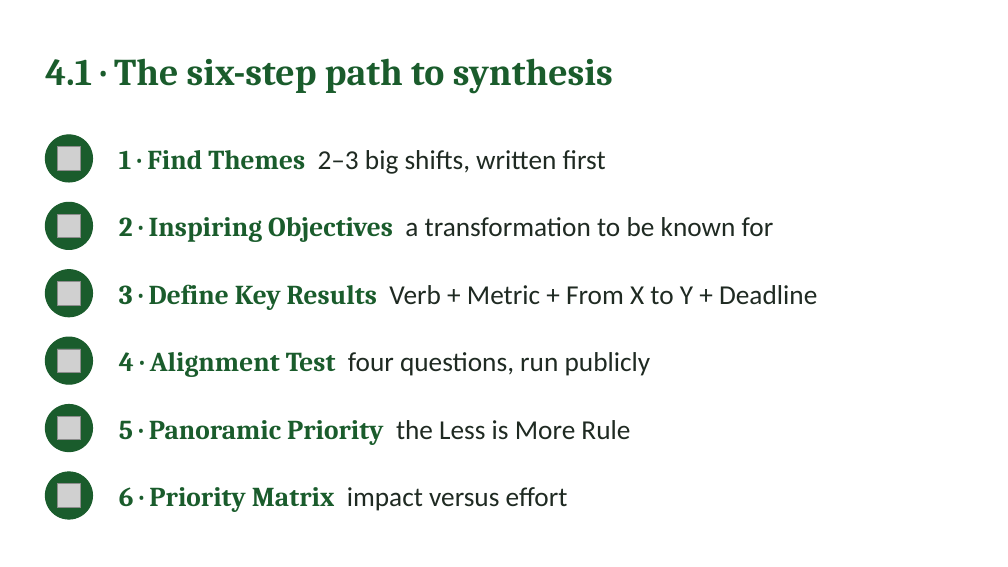
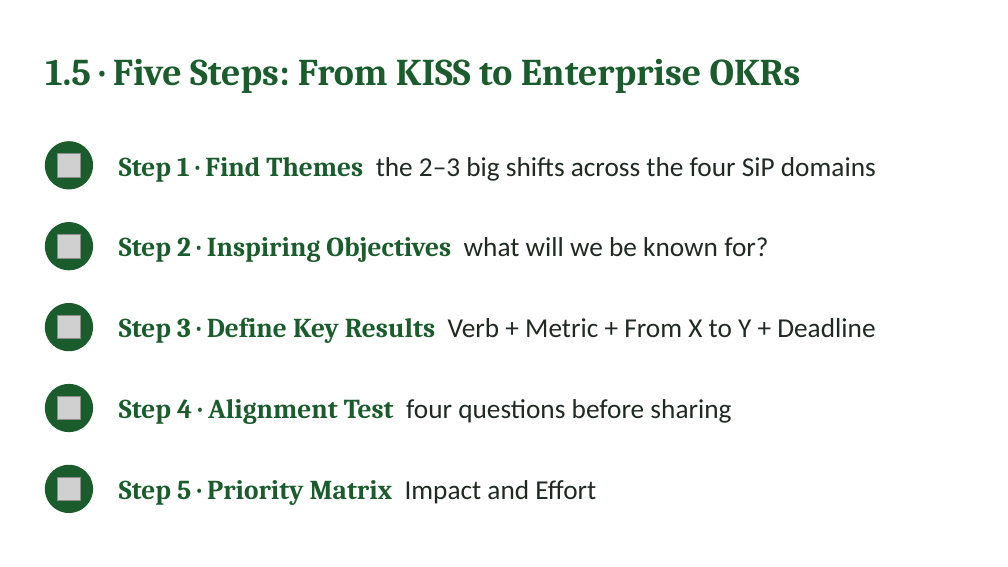
Before and after one commit to IBSL26/ibsl-platform, a slide deck: slide 9 of Unit decks/Unit 03 - SiP KISS Mapping & OKR Definition.pptx (slide 20 before the commit). Drawn at 1008x567 pixels with LibreOffice and Linux fonts; fonts in the diff are those of the drawing; grey boxes stand for pictures. Boxes give left, top, right and bottom in pixels: in the first picture for what was removed or moved away, otherwise in the second. Text is boxed around its words. In the diff, an @@ line names an element or a change of style, - is before the commit and + after.

Commit message:
Unit 3 final: five steps, worked example, portfolio work, final deck

```diff
--- a/Unit decks/Unit 03 - SiP KISS Mapping & OKR Definition.pptx
+++ b/Unit decks/Unit 03 - SiP KISS Mapping & OKR Definition.pptx
@@ text at <box>45,59,801,93</box>: text changed @@
-4.1 · The six-step path to synthesis
+1.5 · Five Steps: From KISS to Enterprise OKRs
@@ ellipse: place and size @@
-ellipse at <box>45,135,92,181</box>
+ellipse at <box>45,141,92,188</box>
@@ picture: place and size @@
-picture at <box>57,147,81,170</box>
+picture at <box>57,154,81,177</box>
@@ text at <box>119,157,876,181</box>: text changed @@
-1 · Find Themes 2–3 big shifts, written first
+Step 1 · Find Themes the 2–3 big shifts across the four SiP domains
@@ ellipse: place and size @@
-ellipse at <box>45,203,92,250</box>
+ellipse at <box>45,222,92,269</box>
@@ picture: place and size @@
-picture at <box>57,214,81,237</box>
+picture at <box>57,234,81,258</box>
@@ text at <box>119,237,768,262</box>: text changed; font Calibri to Cambria; text colour #1F2A22 to #1A5C2C; bold on @@
-2 · Inspiring Objectives a transformation to be known for
+Step 2 · Inspiring Objectives what will we be known for?
@@ ellipse: place and size @@
-ellipse at <box>45,270,92,317</box>
+ellipse at <box>45,303,92,350</box>
@@ picture: place and size @@
-picture at <box>57,281,81,305</box>
+picture at <box>57,315,81,339</box>
@@ text at <box>119,317,875,343</box>: text changed @@
-3 · Define Key Results Verb + Metric + From X to Y + Deadline
+Step 3 · Define Key Results Verb + Metric + From X to Y + Deadline
@@ ellipse removed at <box>45,337,92,384</box> @@
@@ ellipse: place and size @@
-ellipse at <box>45,405,92,451</box>
+ellipse at <box>45,384,92,431</box>
@@ picture: place and size @@
-picture at <box>57,349,81,372</box>
+picture at <box>57,396,81,420</box>
@@ picture removed at <box>57,417,81,440</box> @@
@@ text at <box>119,399,731,424</box>: text changed @@
-4 · Alignment Test four questions, run publicly
+Step 4 · Alignment Test four questions before sharing
@@ text removed at <box>119,420,630,444</box> @@
-5 · Panoramic Priority the Less is More Rule
@@ ellipse: place and size @@
-ellipse at <box>45,472,92,519</box>
+ellipse at <box>45,465,92,512</box>
@@ picture: place and size @@
-picture at <box>57,484,81,507</box>
+picture at <box>57,477,81,501</box>
@@ text at <box>119,480,596,505</box>: text changed; font Calibri to Cambria; text colour #1F2A22 to #1A5C2C; bold on @@
-6 · Priority Matrix impact versus effort
+Step 5 · Priority Matrix Impact and Effort
```
Also in this commit, not shown: 12 other slides changed, 17 slides added, 12 slides removed, 26 other files.
